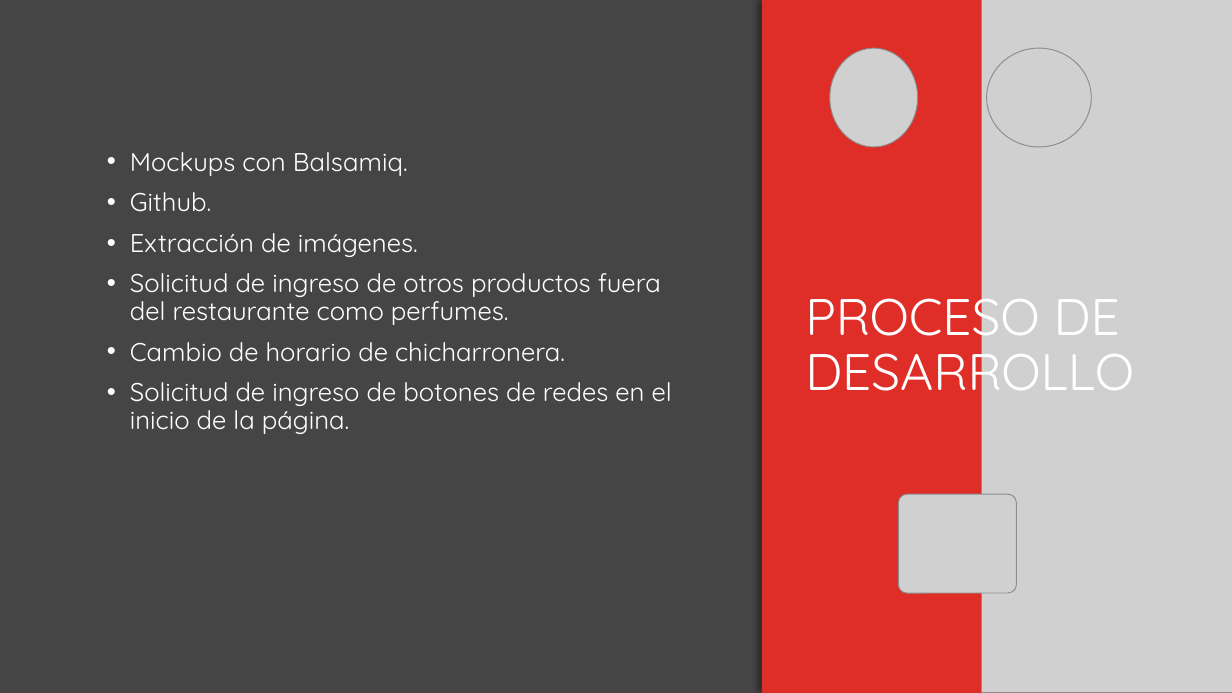
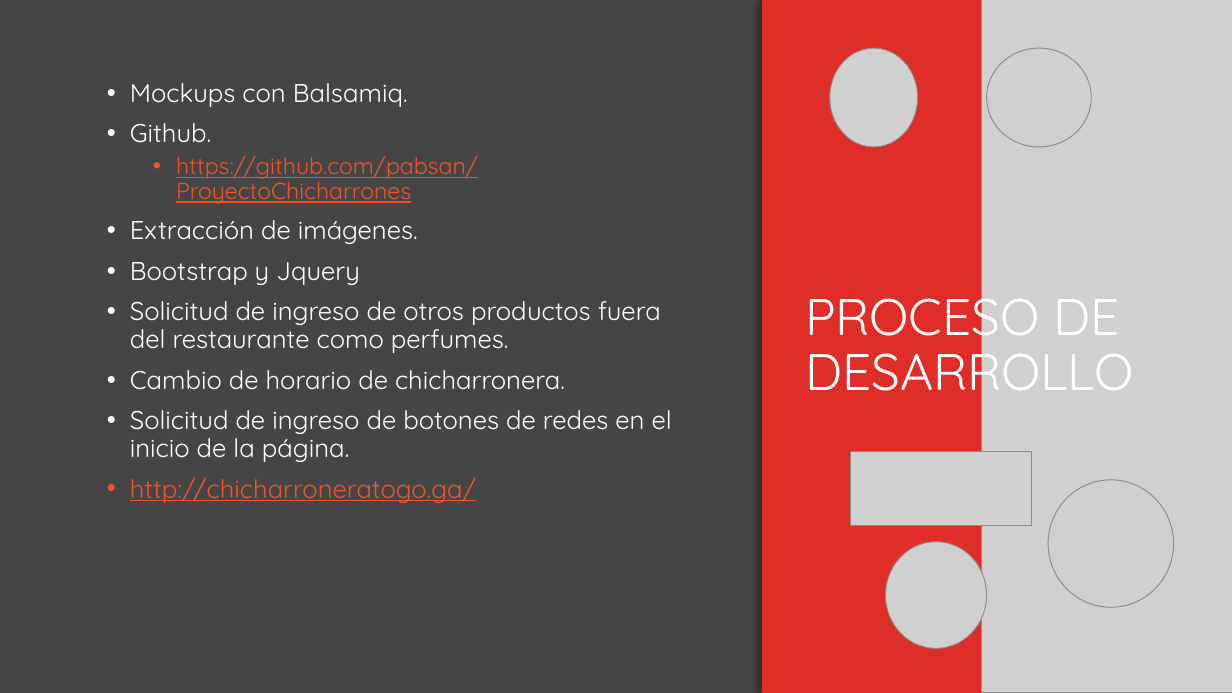
Before and after one commit to pabsan/ProyectoChicharrones, a slide deck: slide 4 of Proyecto Chicharronera To Go.pptx. Drawn at 1232x693 pixels with LibreOffice and Linux fonts; fonts in the diff are those of the drawing; grey boxes stand for pictures; background and template pictures are left out. Boxes give left, top, right and bottom in pixels: in the first picture for what was removed or moved away, otherwise in the second. Text is boxed around its words. In the diff, an @@ line names an element or a change of style, - is before the commit and + after.

```diff
--- a/Proyecto Chicharronera To Go.pptx
+++ b/Proyecto Chicharronera To Go.pptx
@@ text at [176,155,478,204]: paragraph added @@
+  • https://github.com/pabsan/ProyectoChicharrones
@@ text at [130,262,360,285]: paragraph added @@
+• Bootstrap y Jquery
@@ text at [130,477,476,503]: paragraph added @@
+• http://chicharroneratogo.ga/
@@ picture added at [850,451,1031,525] @@
@@ picture removed at [898,494,1017,593] @@
@@ picture added at [1048,480,1174,607] @@
@@ picture added at [885,542,986,648] @@
```
Also in this commit, not shown: 10 other files.
